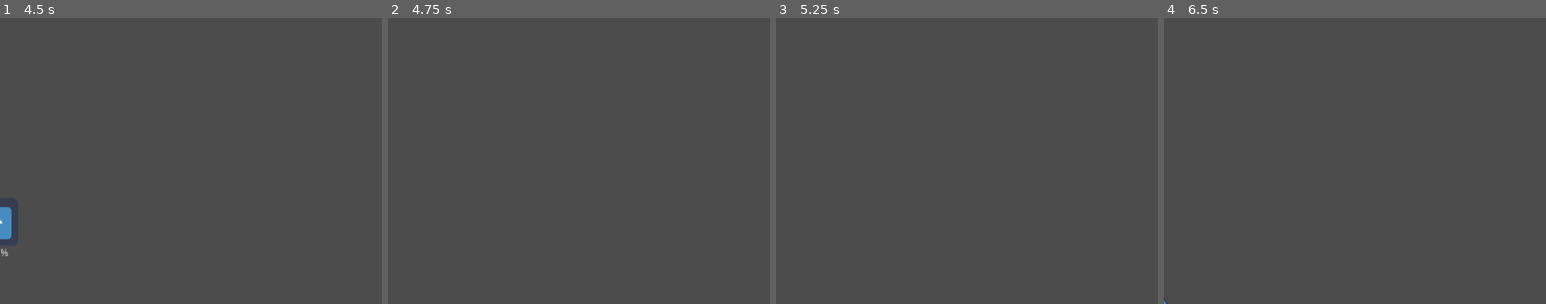
Above: before the commit, frames 1-4 (left to right).
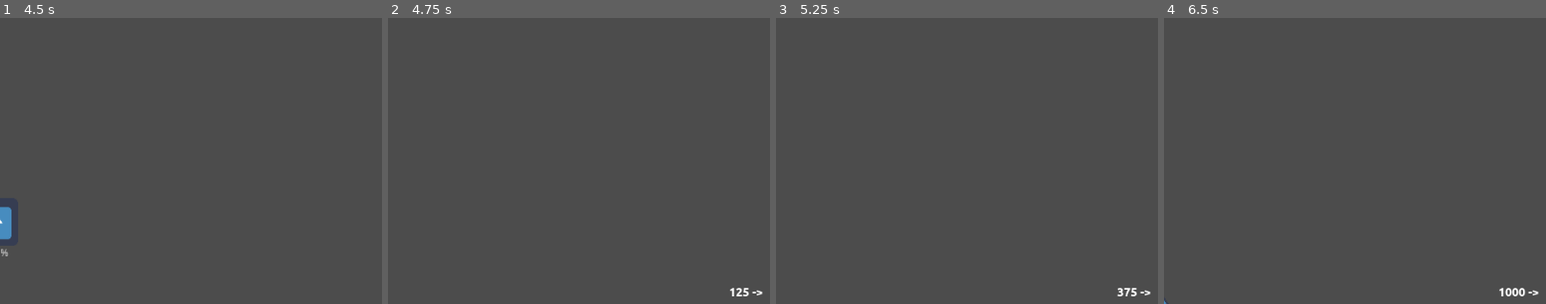
Above: after the commit, the same moments.

Repository: moisesjbc/cinco-etapas
Game: Godot game, scene res://scenes/main_scene/main_scene.tscn
Two runs of this game, one before a commit and one after it. Both use one fixed random seed, a clock stepped at 60 frames per second and the inputs below. The engine's default icon, where the game draws it, is replaced by a stand-in: a white triangle on a blue panel in a dark square.
Inputs (mouse positions are % of the whole screen's width and height, from its top left):
- Up to frame 1 (4.5 s): tap Enter at 0.5 s; move the mouse to (72, 45) at 0.52 s; hold Right (ui_right) 0.53-1.28 s; tap Space (ui_sacrifice, bound only after the commit) every 0.75 s from 0.6 to 4.35 s; move the mouse to (30, 55) at 1.27 s; hold Down (ui_down) 1.28-2.03 s; move the mouse to (60, 28) at 2.02 s; hold Right (ui_right) 2.03-2.78 s; move the mouse to (45, 70) at 2.77 s; hold Up (ui_up) 2.78-3.53 s; move the mouse to (80, 65) at 3.52 s; hold Left (ui_left) from 3.53 s (still down); move the mouse to (20, 35) at 4.27 s
- Up to frame 2 (4.75 s): keep holding Left (ui_left)
- Up to frame 3 (5.25 s): move the mouse to (55, 50) at 5.02 s; release Left (ui_left) at 5.03 s; hold Down (ui_down) from 5.03 s (still down); tap Space (ui_sacrifice, bound only after the commit) at 5.1 s
- Up to frame 4 (6.5 s): move the mouse to (35, 25) at 5.77 s; release Down (ui_down) at 5.78 s; hold Right (ui_right) from 5.78 s (still down); tap Space (ui_sacrifice, bound only after the commit) at 5.85 s
The pictures show only the part of the screen within x 49-99%, y 2-52%; the shares and areas given below are measured in that part.

Frame 1 is identical in both runs. In frame 2, 0.1% of the frame differs, in the area x 89-98%, y 94-98%; in frame 3, 0.1%; in frame 4, 0.2%, in the area x 87-98%, y 94-98%.

Commit message:
Added basic stage 3

Diff:
--- a/godot-project/project.godot
+++ b/godot-project/project.godot
@@ -58,6 +58,11 @@
 "events": [ Object(InputEventMouseButton,"resource_local_to_scene":false,"resource_name":"","device":0,"alt":false,"shi …(212 unchanged characters)…
  ]
 }
+ui_sacrifice={
+"deadzone": 0.5,
+"events": [ Object(InputEventKey,"resource_local_to_scene":false,"resource_name":"","device":0,"alt":false,"shift":false,"control":false,"meta":false,"command":false,"pressed":false,"scancode":32,"unicode":0,"echo":false,"script":null)
+ ]
+}
 
 [rendering]
 
--- a/godot-project/scenes/death/death.gd
+++ b/godot-project/scenes/death/death.gd
@@ -4,4 +4,4 @@
 onready var player = get_node("/root/main_scene/player")
 
 func _physics_process(delta):
-	move_and_collide(Vector2(1.0, 0.0) * max(speed - player.speed, 0) * delta)
+	move_and_collide(Vector2(1.0, 0.0) * max(player.base_speed - player.speed, 0) * delta)
--- a/godot-project/scenes/main_scene/main_scene.gd
+++ b/godot-project/scenes/main_scene/main_scene.gd
@@ -1,9 +1,11 @@
 extends Node2D
 
 var current_stage: int = -1
+var distance_to_loved_one = 0
 
 func _ready():
 	$stage_timer.start(1)
+	set_physics_process(false)
 
 func s1_separation_0():
 	$story_gui.set_text("Eramos tan felices...", null, funcref(self, "s1_separation_1"))
@@ -12,16 +14,32 @@
 	$player.loose_loved_one()
 	$stage_timer.start(1.5)
 
+func stage_2():
+	$story_gui.set_text("Quizás si sacrifico vida por velocidad [ESPACIO]...", funcref(self, "stage_2_1"), null)
+	$player.enable_sacrifice()
+
+func stage_2_1():
+	print("sacrifice!")
+
 func _on_stage_timer_timeout():
 	if current_stage == -1:
-		current_stage = 0
 		s1_separation_0()
 	elif current_stage == 0:
-		current_stage = 1
+		set_physics_process(true)
 		$story_gui.set_text("No dejaré que se lo lleven...", null, null)
 		$meteorites_respawn.enable()
 		$stage_timer.start(15)
 	elif current_stage == 1:
-		current_stage = 2
-		$story_gui.set_text("Aunque tenga que acabar con todos...", null, null)
+		$story_gui.set_text("¡Aunque tenga que acabar con todos...!", null, null)
 		$friends_respawn.enable()
+		$stage_timer.start(10)
+	elif current_stage == 2:
+		$story_gui.set_text("No llego...", null, funcref(self, "stage_2"))
+		set_physics_process(true)
+		pass
+	current_stage += 1
+
+func _physics_process(delta):
+	if current_stage >= 0:
+		distance_to_loved_one += 500 * delta
+		$distance_label.text = str(int(distance_to_loved_one)) + " ->"
--- a/godot-project/scenes/main_scene/main_scene.tscn
+++ b/godot-project/scenes/main_scene/main_scene.tscn
@@ -6,6 +6,10 @@
 [ext_resource path="res://scenes/main_scene/main_scene.gd" type="Script" id=4]
 [ext_resource path="res://scenes/friends_respawn/friends_respawn.tscn" type="PackedScene" id=5]
 [ext_resource path="res://scenes/death/death.tscn" type="PackedScene" id=6]
+[ext_resource path="res://fonts/Ubuntu-B.ttf" type="DynamicFontData" id=7]
+
+[sub_resource type="DynamicFont" id=1]
+font_data = ExtResource( 7 )
 
 [node name="main_scene" type="Node2D"]
 position = Vector2( 9.39673, -1.33484 )
@@ -19,7 +23,6 @@
 
 [node name="player" parent="." instance=ExtResource( 2 )]
 position = Vector2( 364.755, 292 )
-base_speed = 200
 
 [node name="death" parent="." instance=ExtResource( 6 )]
 position = Vector2( -3.4455, 387.953 )
@@ -32,4 +35,16 @@
 
 [node name="stage_timer" type="Timer" parent="."]
 one_shot = true
+
+[node name="distance_label" type="Label" parent="."]
+margin_left = 930.0
+margin_top = 1.0
+margin_right = 995.0
+margin_bottom = 769.0
+custom_fonts/font = SubResource( 1 )
+align = 2
+valign = 1
+__meta__ = {
+"_edit_use_anchors_": false
+}
 [connection signal="timeout" from="stage_timer" to="." method="_on_stage_timer_timeout"]
--- a/godot-project/scenes/player/player.gd
+++ b/godot-project/scenes/player/player.gd
@@ -1,15 +1,19 @@
 extends KinematicBody2D
 
-export var base_speed: int = 500
+export var initial_speed: int = 500
+var base_speed: int
 var speed: int
 export var damage_per_meteorite = 10
+export var damage_per_sacrifice = 10
 export var min_speed: int = 30
 export var stick_penalty_by_friend: int = 100
 var n_sticked_friends: int = 0
 var bullet_scene = preload("res://scenes/bullet/bullet.tscn")
 var life = 100
+var sacrifice_enabled: bool = false
 
 func _ready():
+	base_speed = initial_speed
 	update_life_label()
 
 func _physics_process(delta):
@@ -26,6 +30,10 @@
 		velocity.y = -1
 	elif Input.is_action_pressed("ui_down"):
 		velocity.y = +1
+
+	# Sacrifice
+	if sacrifice_enabled and Input.is_action_just_pressed("ui_sacrifice"):
+		sacrifice()
 
 	# Shoot
 	if Input.is_action_just_pressed("ui_shoot"):
@@ -54,7 +62,10 @@
 	$life_label.text = str(life) + " %"
 
 func meteorite_hit():
-	life -= damage_per_meteorite
+	take_damage(damage_per_meteorite)
+
+func take_damage(damage):
+	life -= damage
 	if life < 0:
 		life = 0
 	update_life_label()
@@ -67,3 +78,10 @@
 	get_node("/root/main_scene").add_child(loved_one_position)
 	loved_one_position.global_position = position
 	loved_one.die()
+
+func sacrifice():
+	take_damage(damage_per_sacrifice)
+	base_speed += 100
+
+func enable_sacrifice():
+	sacrifice_enabled = true
--- a/godot-project/scenes/player/player.tscn
+++ b/godot-project/scenes/player/player.tscn
@@ -11,6 +11,7 @@
 position = Vector2( 0, 0.222717 )
 collision_mask = 8
 script = ExtResource( 2 )
+initial_speed = 200
 stick_penalty_by_friend = 20
 
 [node name="shape" type="CollisionShape2D" parent="."]
Not shown: 1 places in godot-project/scenes/main_scene/main_scene.tscn that only renumber resources
